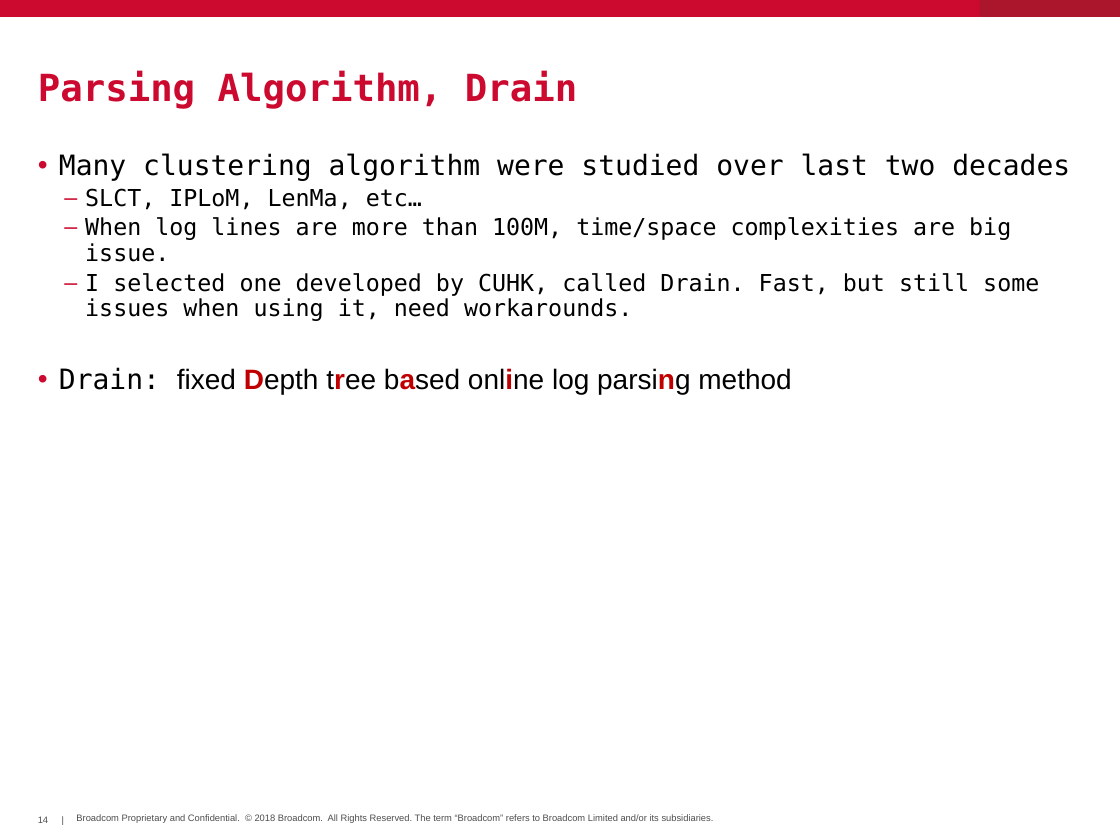
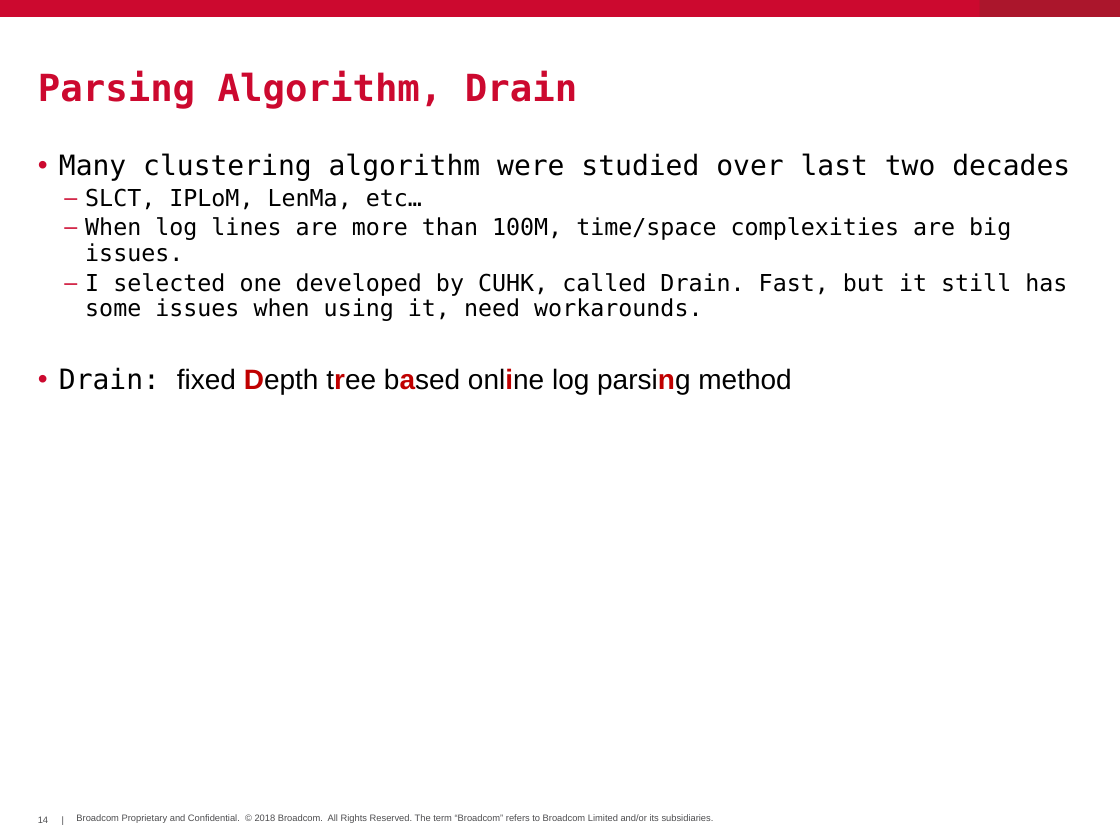
Before and after one commit to hayhan/loganalyzer, a slide deck: slide 14 of papers/LogAnalyzerIntro.pptx. Drawn at 1120x840 pixels with LibreOffice and Linux fonts; fonts in the diff are those of the drawing; background and template pictures are left out. Boxes give left, top, right and bottom in pixels: in the first picture for what was removed or moved away, otherwise in the second. Text is boxed around its words. In the diff, an @@ line names an element or a change of style, - is before the commit and + after.

```diff
--- a/papers/LogAnalyzerIntro.pptx
+++ b/papers/LogAnalyzerIntro.pptx
@@ text at (85, 217, 1067, 321): text changed @@
-  – When log lines are more than 100M, time/space complexities are big issue.
-  – I selected one developed by CUHK, called Drain. Fast, but still some issues when using it, need workarounds.
+  – When log lines are more than 100M, time/space complexities are big issues.
+  – I selected one developed by CUHK, called Drain. Fast, but it still has some issues when using it, need workarounds.
```
Also in this commit, not shown: 5 other slides changed.
